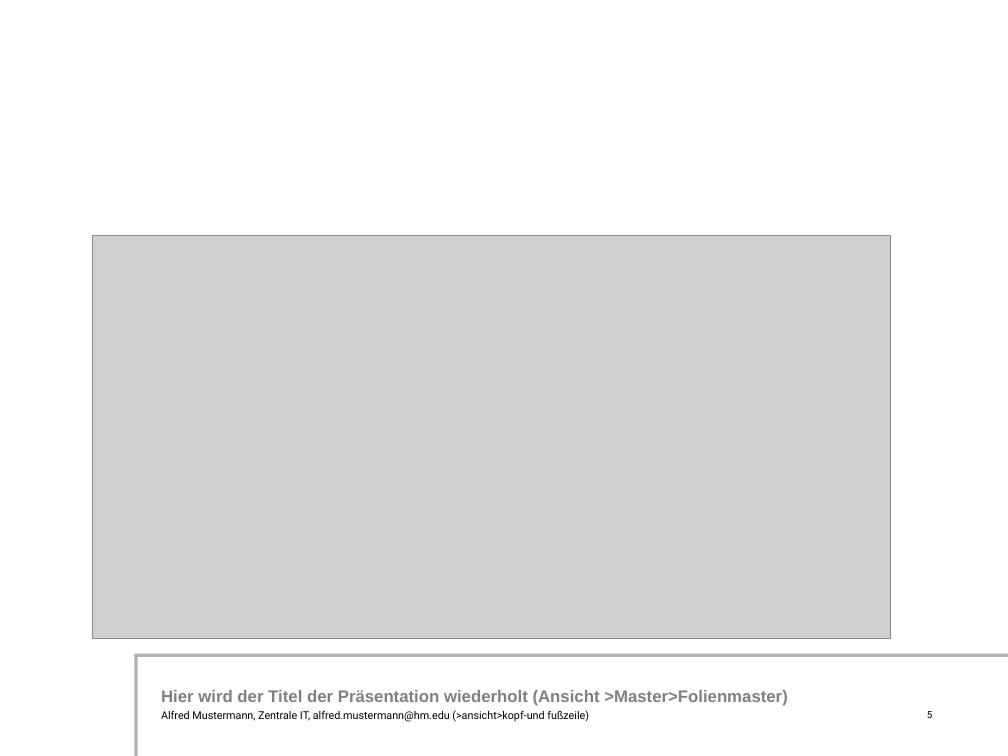
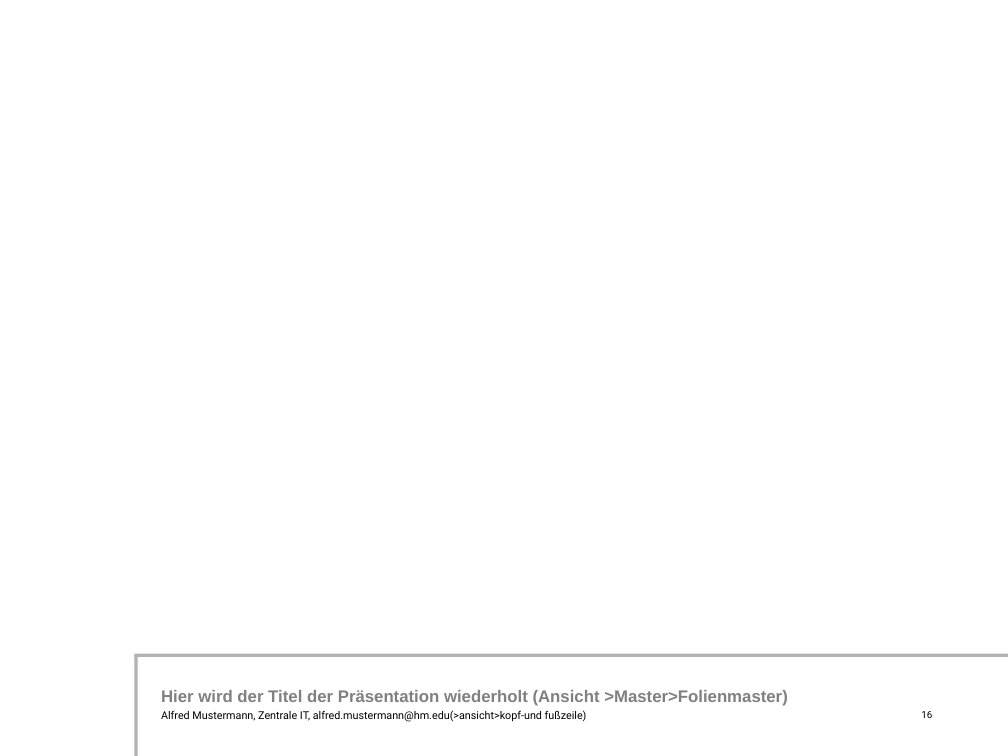
Before and after one commit to simonsymhoven/Datenkommunikation, a slide deck: slide 16 of Aufgabe 1/powerpointpraesentation.ppt (slide 5 before the commit). Drawn at 1008x756 pixels with LibreOffice and Linux fonts; fonts in the diff are those of the drawing; grey boxes stand for pictures; background and template pictures are left out. Boxes give left, top, right and bottom in pixels: in the first picture for what was removed or moved away, otherwise in the second. Text is boxed around its words. In the diff, an @@ line names an element or a change of style, - is before the commit and + after.

```diff
--- a/Aufgabe 1/powerpointpraesentation.ppt
+++ b/Aufgabe 1/powerpointpraesentation.ppt
@@ picture removed at <box>93,235,891,638</box> @@
@@ text at <box>161,710,587,722</box>: spaces changed @@
-Alfred Mustermann, Zentrale IT, alfred.mustermann@hm.edu (>ansicht>kopf-und fußzeile)
+Alfred Mustermann, Zentrale IT, alfred.mustermann@hm.edu(>ansicht>kopf-und fußzeile)
@@ page number at <box>921,711,932,718</box>: text changed @@
-5
+16
```
Also in this commit, not shown: 5 other slides changed, 24 slides added, 1 other file.
